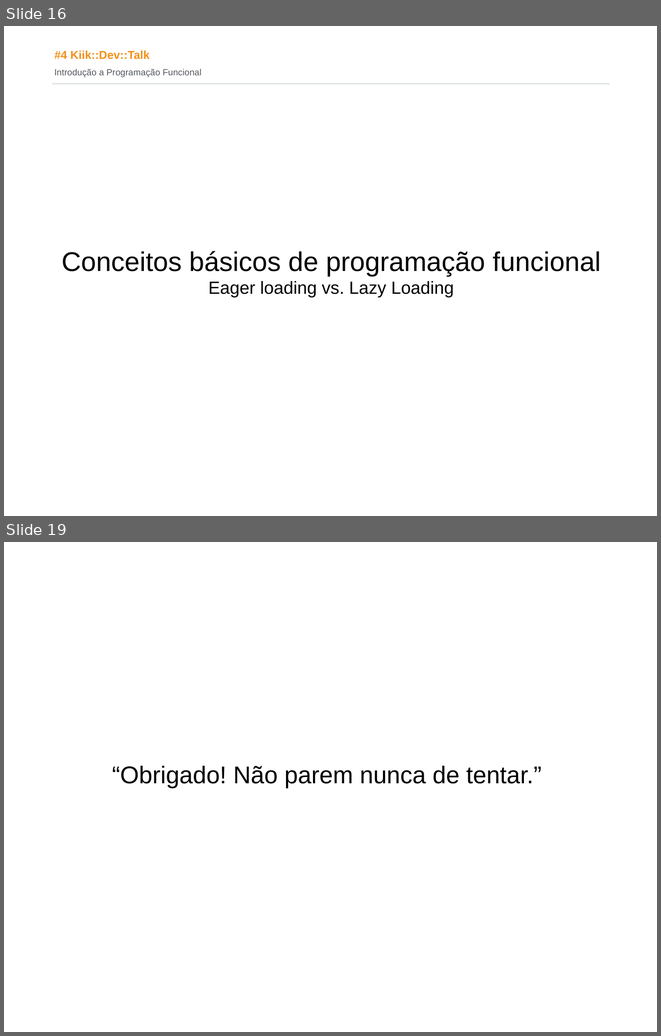
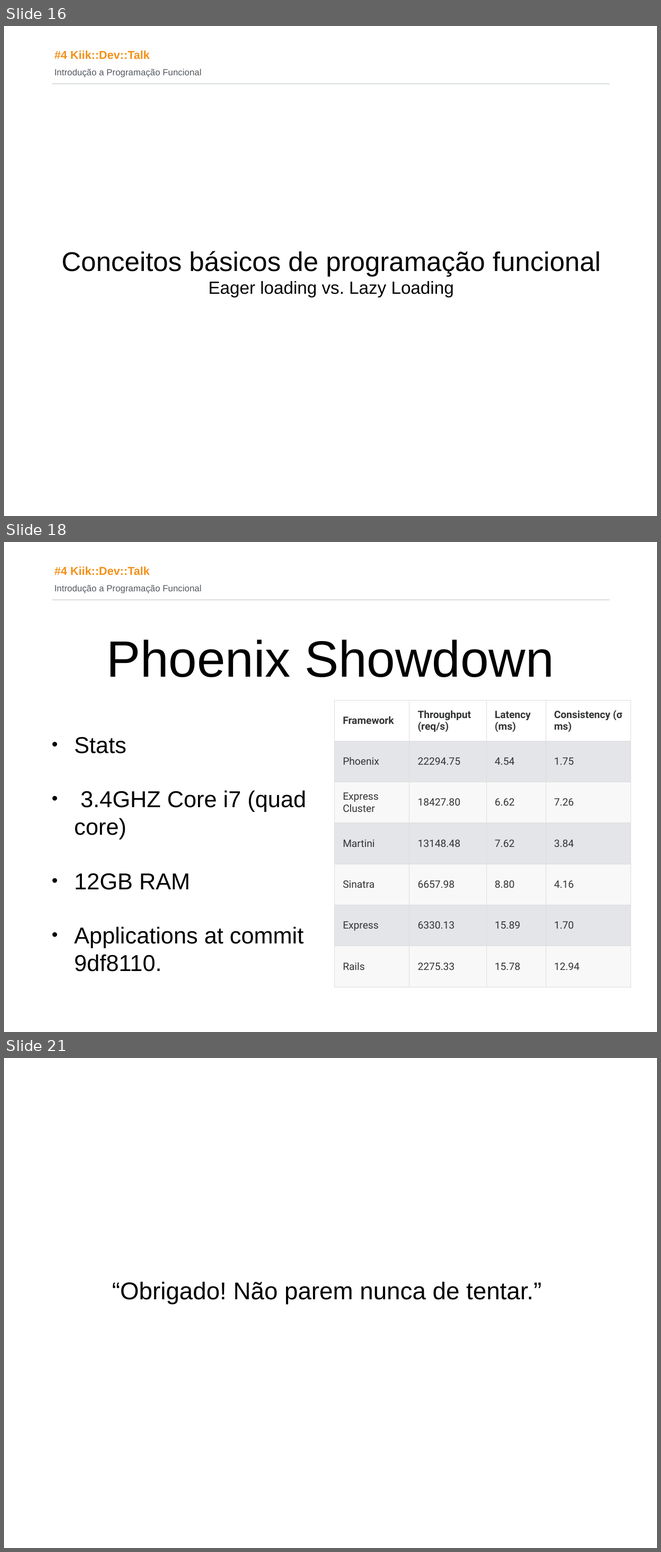
Before and after one commit to lucca65/minicurso_elixir, a slide deck: Slides/Minicurso Elixir.pptx. Shown one above the other, each under a label of ours: slides 16 and 19 before the commit, slides 16, 18 and 21 after it; the slides between them are not shown. The pictures are 661x1036 and 661x1552 pixels, drawn with LibreOffice and Linux fonts; fonts in the diff are those of the drawing. Boxes give left, top, right and bottom in pixels: in the first picture for what was removed or moved away, otherwise in the second. Text is boxed around its words. In the diff, an @@ line names an element or a change of style, - is before the commit and + after.

```diff
--- a/Slides/Minicurso Elixir.pptx
+++ b/Slides/Minicurso Elixir.pptx
@@ slide 18 added at box(4, 542, 657, 1032), background #FFFFFF; not listed: 3 template elements that a slide beside it also shows @@
@@ title added at box(106, 640, 554, 677), 80 pt, text #000000 @@
+Phoenix Showdown
@@ table added at box(335, 700, 631, 987), 7 rows, 4 columns @@
+Framework | Throughput (req/s) | Latency (ms) | Consistency (σ ms)
+Phoenix | 22294.75 | 4.54 | 1.75
+Express Cluster | 18427.80 | 6.62 | 7.26
+Martini | 13148.48 | 7.62 | 3.84
+Sinatra | 6657.98 | 8.80 | 4.16
+Express | 6330.13 | 15.89 | 1.70
+Rails | 2275.33 | 15.78 | 12.94
@@ text added at box(74, 737, 306, 971), 36 pt, text #000000 @@
+• Stats
+• 3.4GHZ Core i7 (quad core)
+• 12GB RAM
+• Applications at commit 9df8110.
@@ what was slide 19 is now slide 21 @@
```
Also in this commit, not shown: 1 other slide added, 2 other files.
